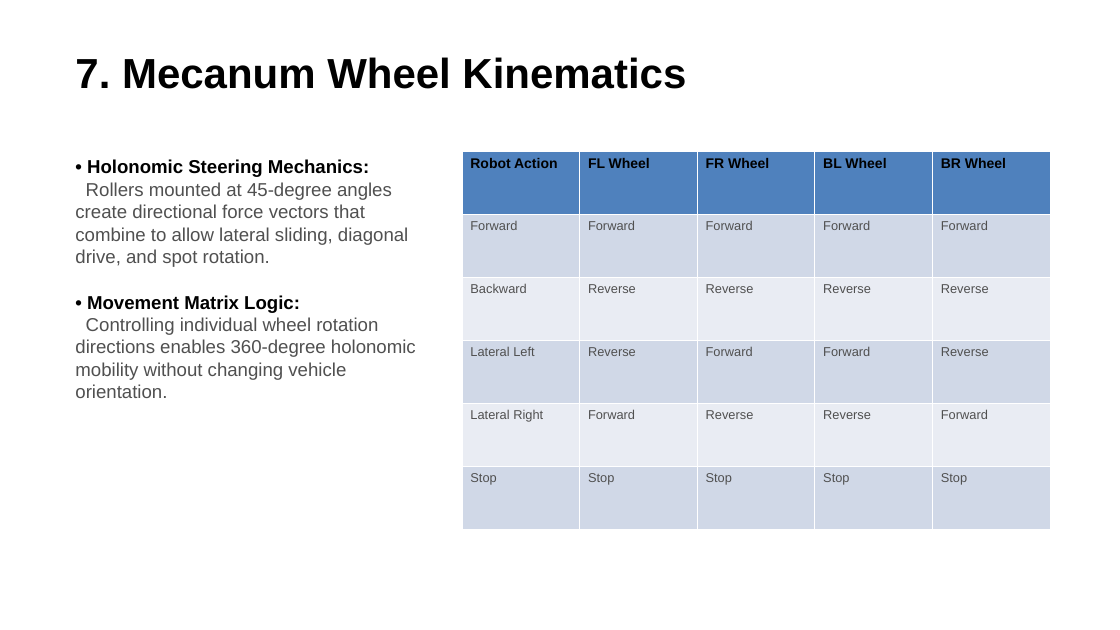
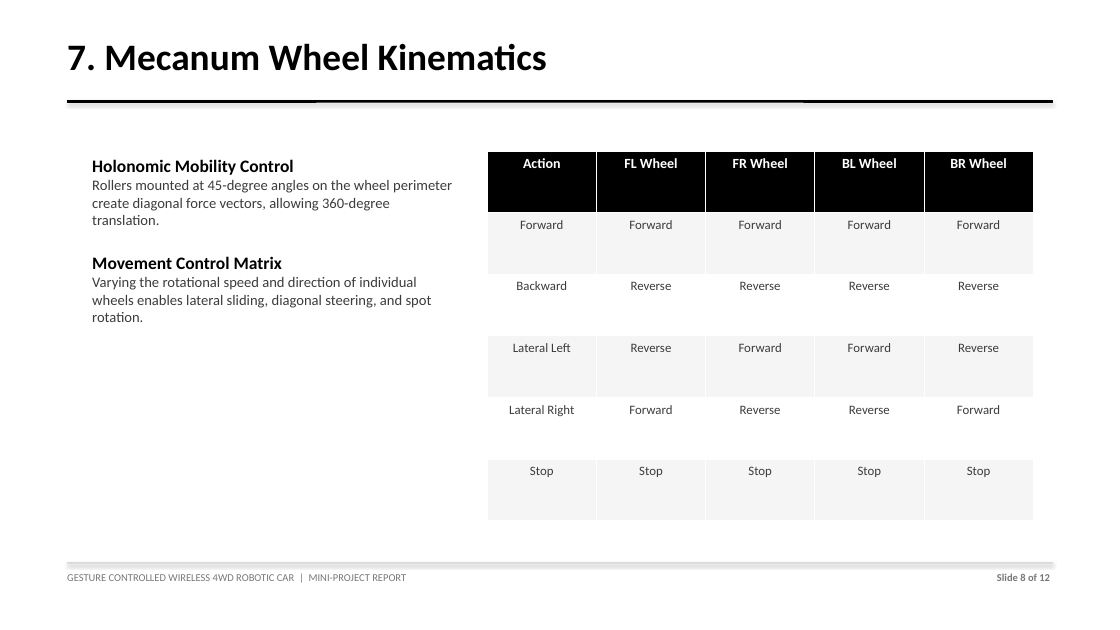
Before and after one commit to Biraj2004/Gesture-Controlled-Car, a slide deck: slide 8 of Gesture-Controlled-Car-Presentation.pptx. Drawn at 1120x630 pixels with LibreOffice and Linux fonts; fonts in the diff are those of the drawing. Boxes give left, top, right and bottom in pixels: in the first picture for what was removed or moved away, otherwise in the second. Text is boxed around its words. In the diff, an @@ line names an element or a change of style, - is before the commit and + after.

```diff
--- a/Gesture-Controlled-Car-Presentation.pptx
+++ b/Gesture-Controlled-Car-Presentation.pptx
@@ text "7. Mecanum Wheel Kinematics": place and size @@
-text "7. Mecanum Wheel Kinematics" at [75,57,686,89]
+text "7. Mecanum Wheel Kinematics" at [67,43,547,71]
@@ text "7. Mecanum Wheel Kinematics" at [67,43,547,71]: size 36 to 32 pt, font Arial to Calibri @@
@@ rectangle added at [67,101,1053,102], fill #000000, outline #000000 0.75 pt @@
@@ text at [92,159,452,322]: text changed; size 16 to 12.5 pt; font Arial to Calibri; text colour #505050 to #3C3C3C @@
-• Holonomic Steering Mechanics:
-Rollers mounted at 45-degree angles create directional force vectors that combine to allow lateral sliding, diagonal drive, and spot rotation.
-• Movement Matrix Logic:
-Controlling individual wheel rotation directions enables 360-degree holonomic mobility without changing vehicle orientation.
+Holonomic Mobility Control
+Rollers mounted at 45-degree angles on the wheel perimeter create diagonal force vectors, allowing 360-degree translation.
+Movement Control Matrix
+Varying the rotational speed and direction of individual wheels enables lateral sliding, diagonal steering, and spot rotation.
@@ table at [487,151,1033,521] @@
-row 1, column 1: Robot Action
+row 1, column 1: Action
@@ fill #4F81BD to #000000 in row 1 @@
@@ fill #D0D8E8 to #F5F5F5 in 15 cells @@
@@ fill #E9EDF4 to #FFFFFF in 10 cells @@
@@ font Arial to Calibri @@
@@ text colour #000000 to #FFFFFF in "FL Wheel", "FR Wheel", "BL Wheel", "BR Wheel" @@
@@ text colour #505050 to #3C3C3C in "Forward", "Forward", "Forward", "Forward" and 21 more places @@
@@ alignment left to centre @@
@@ table: place and size @@
-table at [462,151,1050,529]
+table at [487,151,1033,521]
@@ rectangle added at [67,563,1053,564], fill #DCDCDC, outline #DCDCDC 0.75 pt @@
@@ text added at [67,574,406,581], 9 pt, text #787878 @@
+GESTURE CONTROLLED WIRELESS 4WD ROBOTIC CAR | MINI-PROJECT REPORT
@@ text added at [997,573,1050,581], 9 pt, text #787878, bold @@
+Slide 8 of 12
```
Also in this commit, not shown: 10 other slides changed, 1 slide added, 1 slide removed, 2 other files.
